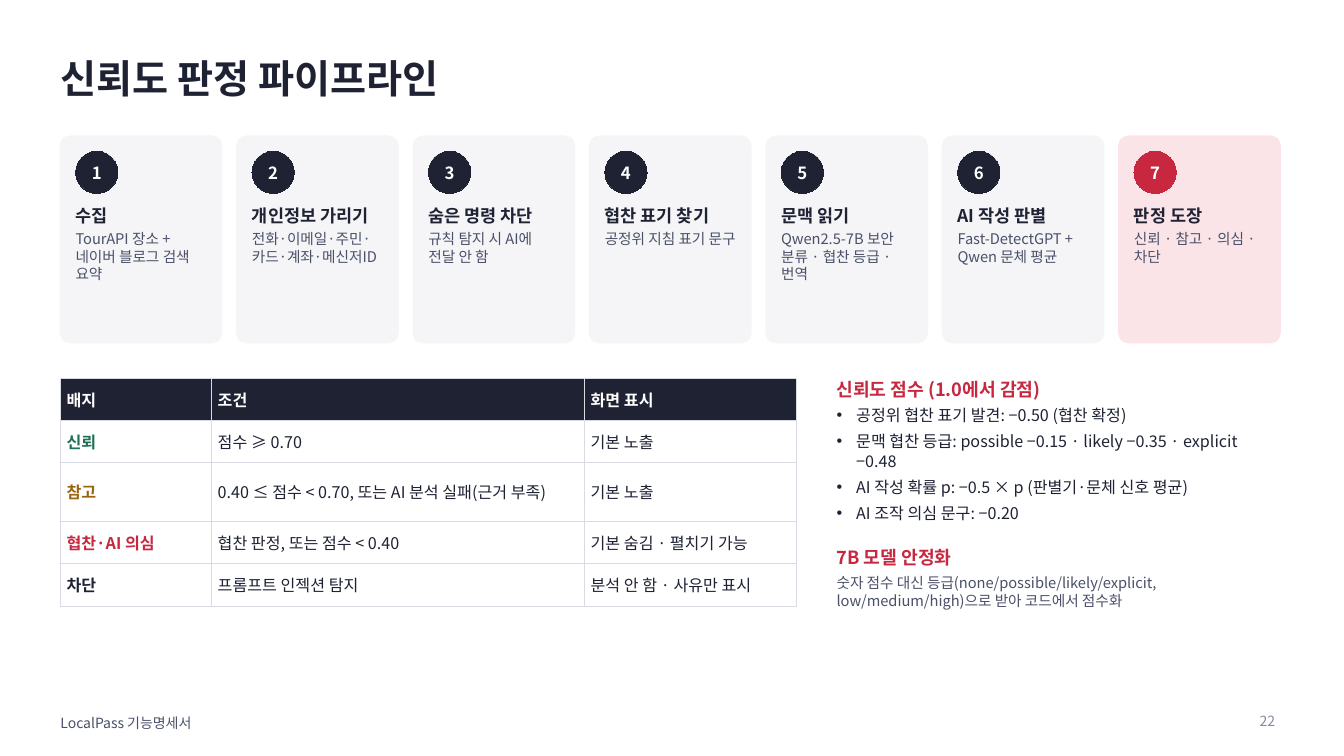
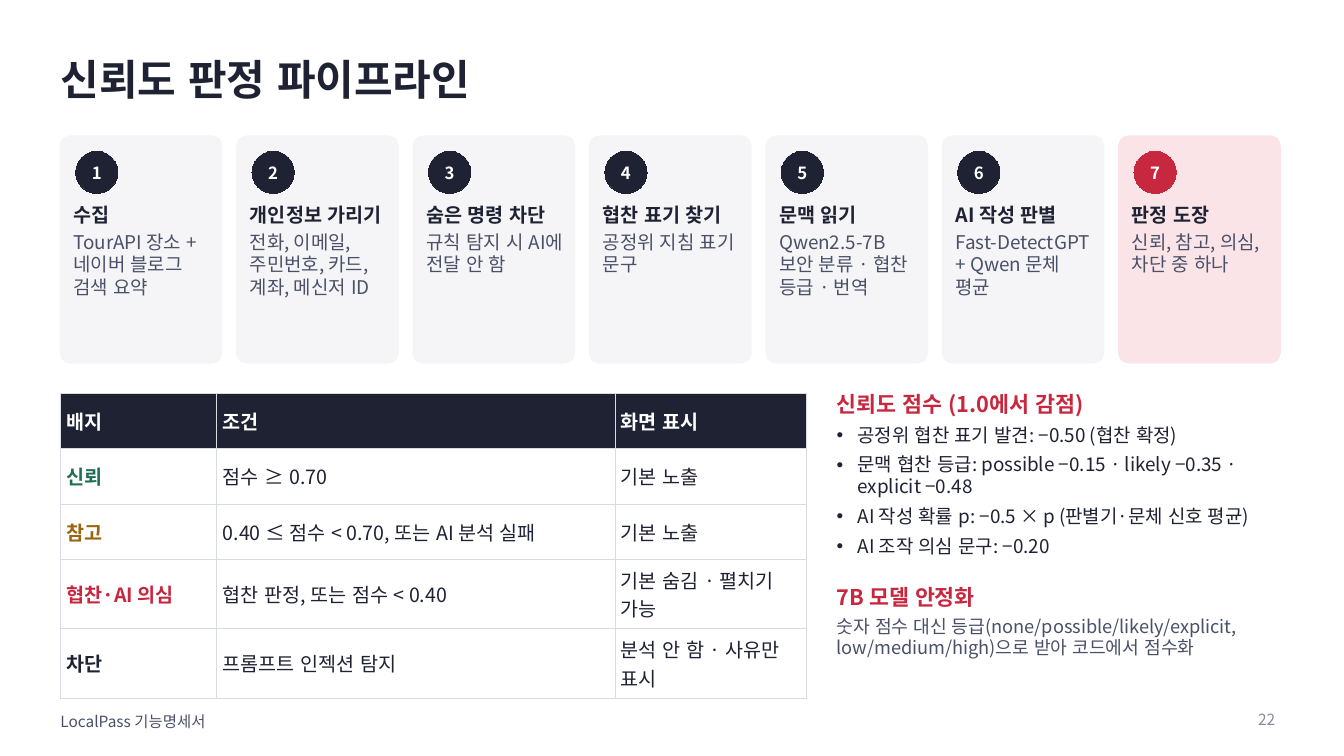
Before and after one commit to 55wind/localpass, a slide deck: slide 22 of docs/LocalPass_기능명세서.pptx. Drawn at 1344x756 pixels with LibreOffice and Linux fonts; fonts in the diff are those of the drawing. Boxes give left, top, right and bottom in pixels: in the first picture for what was removed or moved away, otherwise in the second. Text is boxed around its words. In the diff, an @@ line names an element or a change of style, - is before the commit and + after.

```diff
--- a/docs/LocalPass_기능명세서.pptx
+++ b/docs/LocalPass_기능명세서.pptx
@@ title "신뢰도 판정 파이프라인" at (x1=60, y1=59, x2=470, y2=99): size 28 to 30 pt @@
@@ rounded rectangle resized from (x1=60, y1=136, x2=222, y2=343) to (x1=60, y1=136, x2=222, y2=363) @@
@@ rounded rectangle resized from (x1=237, y1=136, x2=398, y2=343) to (x1=237, y1=136, x2=398, y2=363) @@
@@ rounded rectangle resized from (x1=413, y1=136, x2=575, y2=343) to (x1=413, y1=136, x2=575, y2=363) @@
@@ rounded rectangle resized from (x1=590, y1=136, x2=751, y2=343) to (x1=590, y1=136, x2=751, y2=363) @@
@@ rounded rectangle resized from (x1=766, y1=136, x2=928, y2=343) to (x1=766, y1=136, x2=928, y2=363) @@
@@ rounded rectangle resized from (x1=943, y1=136, x2=1104, y2=343) to (x1=943, y1=136, x2=1104, y2=363) @@
@@ rounded rectangle resized from (x1=1119, y1=136, x2=1280, y2=343) to (x1=1119, y1=136, x2=1280, y2=363) @@
@@ text "수집" at (x1=74, y1=205, x2=183, y2=296): size 12.5 to 14 pt in "수집"; size 10.5 to 13.5 pt @@
@@ text at (x1=250, y1=205, x2=382, y2=224): size 12.5 to 14 pt in "개인정보 가리기" @@
@@ text "숨은 명령 차단" at (x1=426, y1=205, x2=563, y2=273): size 12.5 to 14 pt in "숨은 명령 차단"; size 10.5 to 13.5 pt in "규칙 탐지 시 AI에 전달 안 함" @@
@@ text "협찬 표기 찾기" at (x1=603, y1=205, x2=735, y2=273): size 12.5 to 14 pt in "협찬 표기 찾기"; size 10.5 to 13.5 pt in "공정위 지침 표기 문구" @@
@@ text "문맥 읽기" at (x1=779, y1=205, x2=909, y2=296): size 12.5 to 14 pt in "문맥 읽기"; size 10.5 to 13.5 pt in "Qwen2.5-7B 보안 분류 · 협찬 등급 · ..." @@
@@ text "AI 작성 판별" at (x1=956, y1=205, x2=1090, y2=296): size 12.5 to 14 pt in "AI 작성 판별"; size 10.5 to 13.5 pt in "Fast-DetectGPT + Qwen 문체 평균" @@
@@ text at (x1=1132, y1=205, x2=1210, y2=224): size 12.5 to 14 pt in "판정 도장" @@
@@ text at (x1=250, y1=233, x2=369, y2=298): text changed; size 10.5 to 13.5 pt @@
-전화·이메일·주민·카드·계좌·메신저ID
+전화, 이메일, 주민번호, 카드, 계좌, 메신저 ID
@@ text at (x1=1132, y1=233, x2=1260, y2=273): text changed; size 10.5 to 13.5 pt @@
-신뢰 · 참고 · 의심 · 차단
+신뢰, 참고, 의심, 차단 중 하나
@@ table at (x1=60, y1=393, x2=807, y2=692) @@
-row 3, column 2: 0.40 ≤ 점수 < 0.70, 또는 AI 분석 실패(근거 부족)
+row 3, column 2: 0.40 ≤ 점수 < 0.70, 또는 AI 분석 실패
@@ size 11.5 to 14 pt in "배지", "조건", "화면 표시", "신뢰" and 10 more places @@
@@ table resized from (x1=60, y1=378, x2=797, y2=597) to (x1=60, y1=393, x2=807, y2=692) @@
@@ text "신뢰도 점수 (1.0에서 감점)" moved from (x1=837, y1=380, x2=1238, y2=610) to (x1=837, y1=393, x2=1249, y2=659) @@
@@ text "신뢰도 점수 (1.0에서 감점)" at (x1=837, y1=393, x2=1249, y2=659): size 13 to 15.5 pt in "신뢰도 점수 (1.0에서 감점)", "7B 모델 안정화"; size 11.5 to 13.5 pt in "공정위 협찬 표기 발견: −0.50 (협찬 확정)", "문맥 협찬 등급: possible −0.15 · likely ...", "AI 작성 확률 p: −0.5 × p ...", "AI 조작 의심 문구: −0.20"; size 10.5 to 13 pt in "숫자 점수 대신 등급(none/possible/likely/explicit, low/medium/high)으 ..."; line spacing 1 to 0.95; more space between paragraphs; indent changed @@
@@ text "LocalPass 기능명세서" at (x1=60, y1=714, x2=205, y2=728): size 10 to 11 pt @@
@@ page number at (x1=1258, y1=713, x2=1275, y2=725): size 10 to 11 pt @@
```
Also in this commit, not shown: 25 other slides changed, 2 other files.
